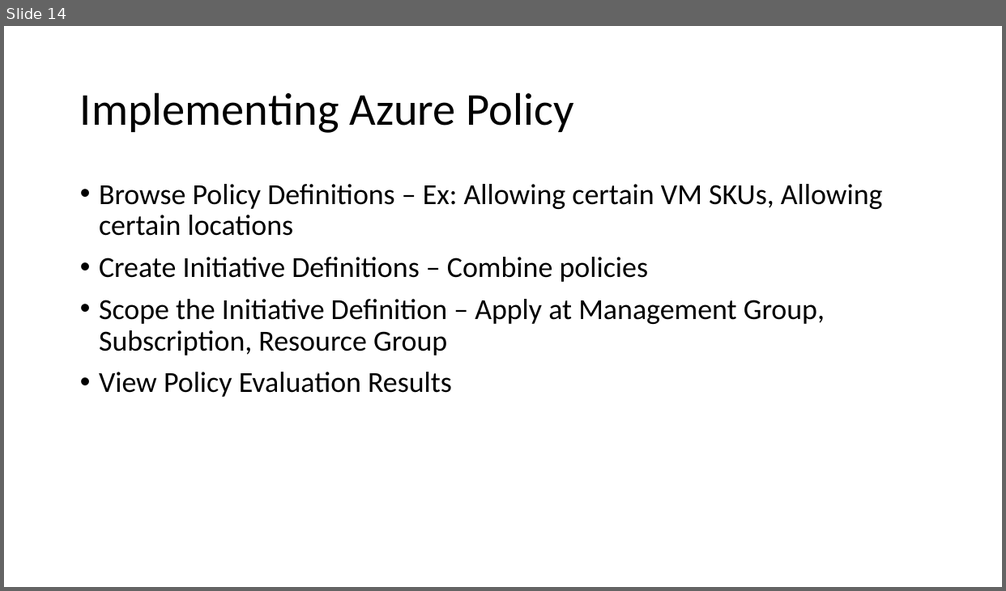
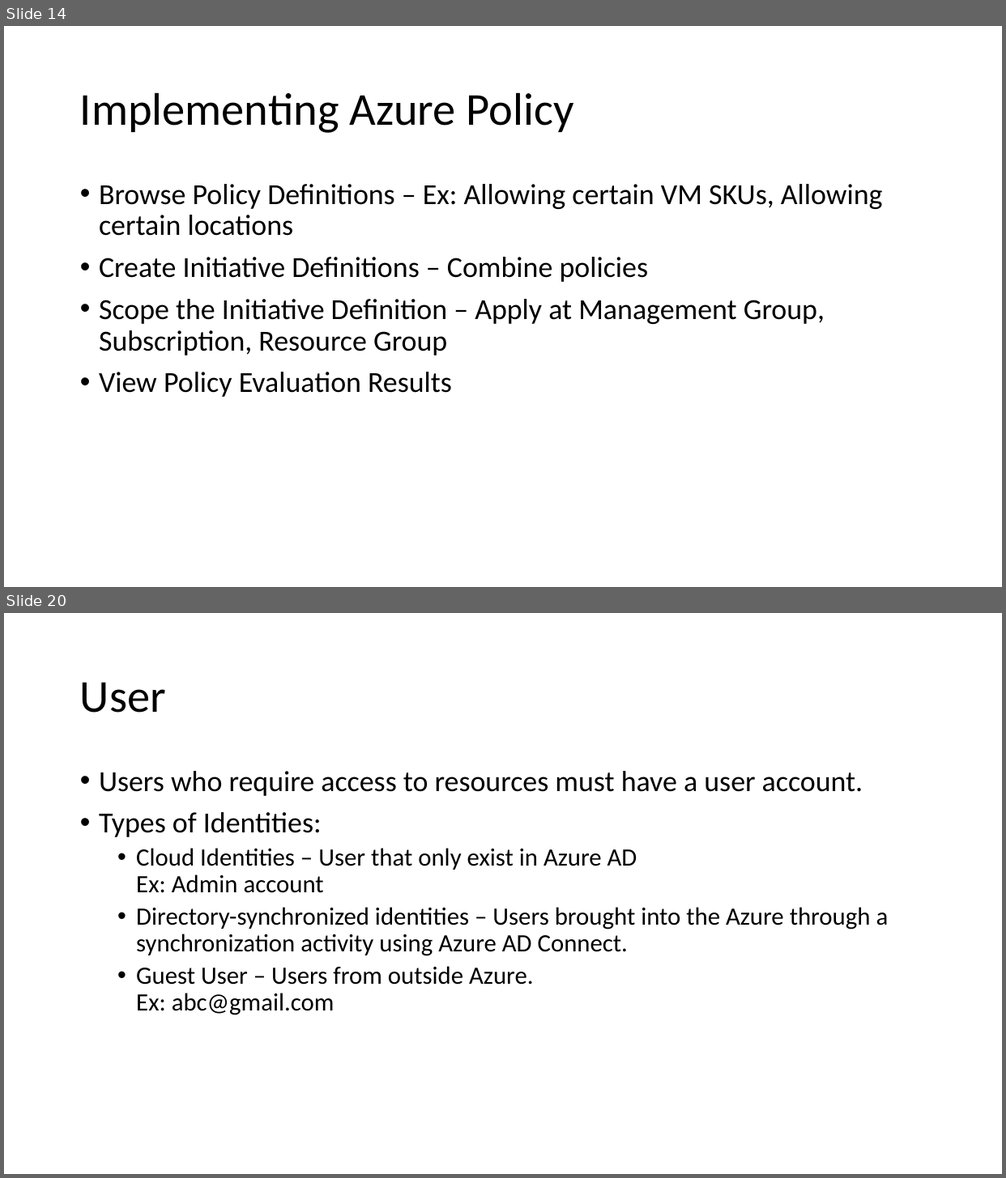
Before and after one commit to aswini-roy/Az104-D, a slide deck: Governance and Compliance.pptx. Shown one above the other, each under a label of ours: slide 14 before the commit, slides 14 and 20 after it; the slides between them are not shown. The pictures are 1006x591 and 1006x1178 pixels, drawn with LibreOffice and Linux fonts; fonts in the diff are those of the drawing. Boxes give left, top, right and bottom in pixels: in the first picture for what was removed or moved away, otherwise in the second. Text is boxed around its words. In the diff, an @@ line names an element or a change of style, - is before the commit and + after.

Commit message:
Day 2 and 3

```diff
--- a/Governance and Compliance.pptx
+++ b/Governance and Compliance.pptx
@@ slide 20 added at bbox=[4, 613, 1002, 1174], background #FFFFFF @@
@@ title added at bbox=[80, 682, 166, 713], 44 pt, text #000000 @@
+User
@@ text added at bbox=[99, 771, 889, 1016], 24 pt, text #000000 @@
+• Users who require access to resources must have a user account.
+• Types of Identities:
+  • Cloud Identities – User that only exist in Azure AD
+    Ex: Admin account
+  • Directory-synchronized identities – Users brought into the Azure through a synchronization activity using Azure AD Connect.
+  • Guest User – Users from outside Azure.
+    Ex: abc@gmail.com
```
Also in this commit, not shown: 7 other slides added.
